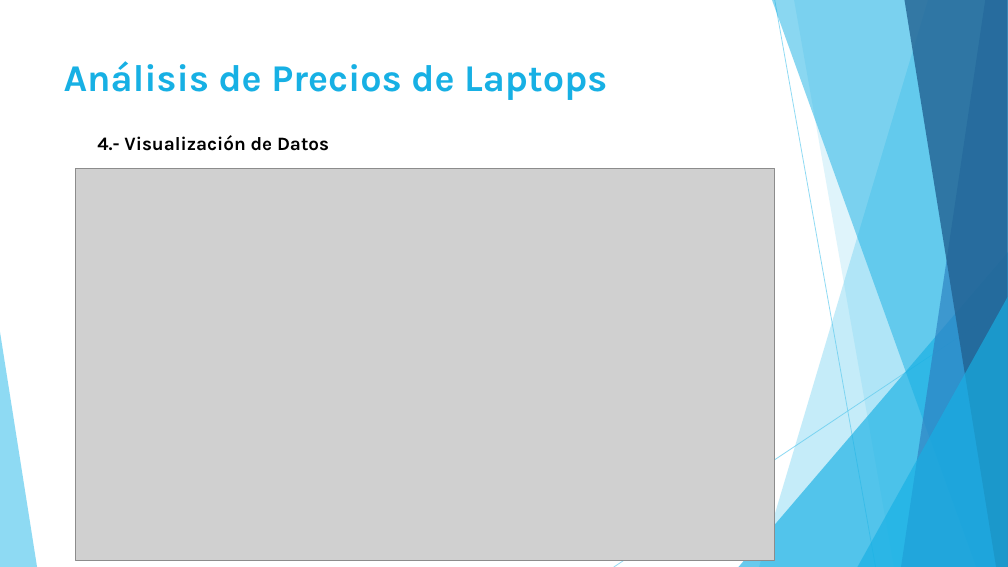
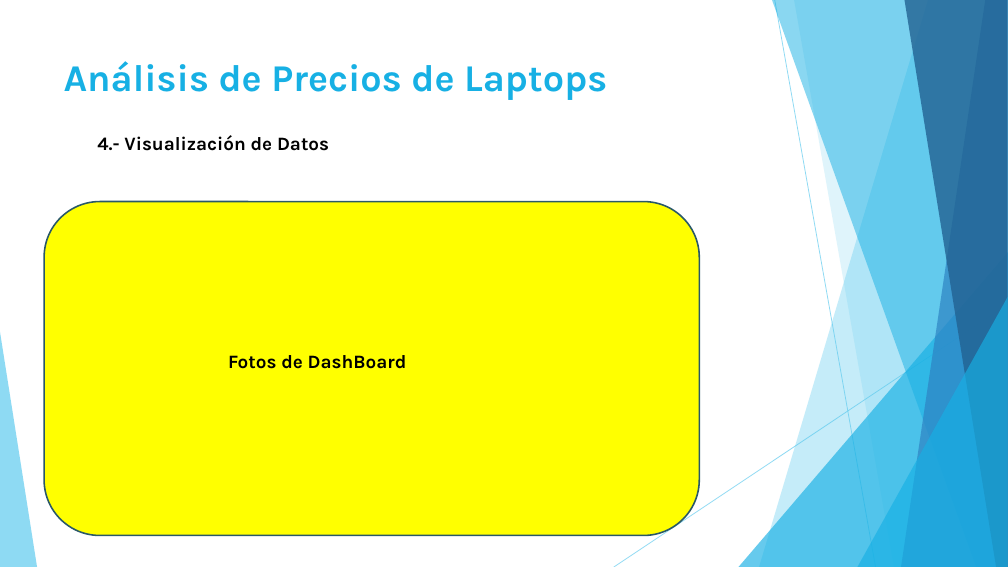
Before and after one commit to pinefox8383/Proyecto_Final_Diplomado, a slide deck: slide 9 of Presentación.pptx (slide 5 before the commit). Drawn at 1008x567 pixels with LibreOffice and Linux fonts; fonts in the diff are those of the drawing; grey boxes stand for pictures. Boxes give left, top, right and bottom in pixels: in the first picture for what was removed or moved away, otherwise in the second. Text is boxed around its words. In the diff, an @@ line names an element or a change of style, - is before the commit and + after.

```diff
--- a/Presentación.pptx
+++ b/Presentación.pptx
@@ picture removed at box(76, 169, 775, 561) @@
@@ rounded rectangle added at box(44, 202, 699, 536), fill #FFFF00, outline #2A5969 1.5 pt @@
@@ text added at box(228, 355, 407, 369), 18 pt, text #000000, bold @@
+Fotos de DashBoard
```
Also in this commit, not shown: 2 other slides changed, 1 slide added.
